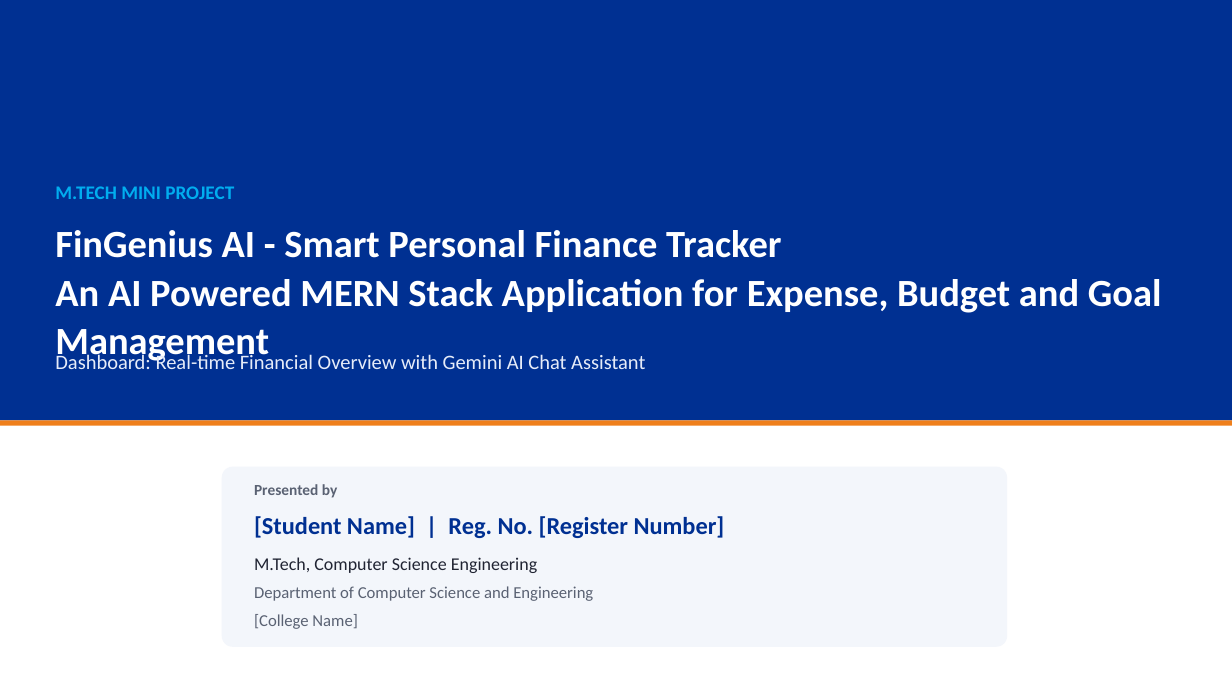
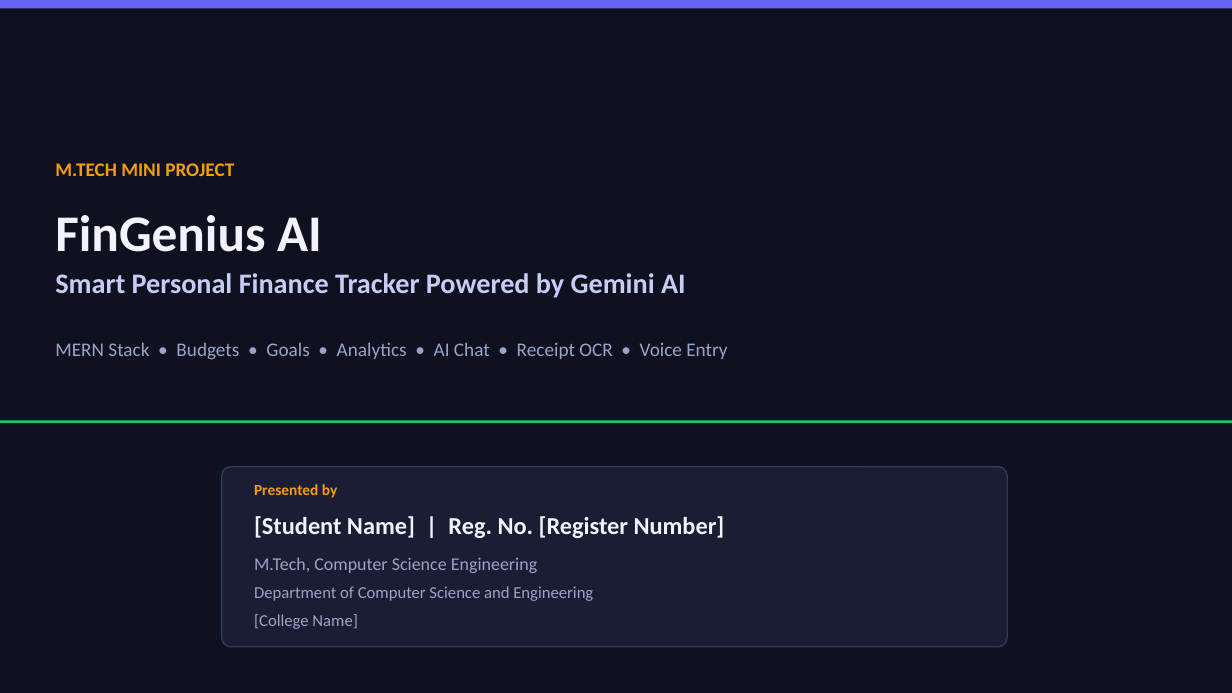
Before and after one commit to seshapriyan44/summa2, a slide deck: slide 1 of FinGenius_AI_Seminar_Presentation.pptx. Drawn at 1232x693 pixels with LibreOffice and Linux fonts; fonts in the diff are those of the drawing. Boxes give left, top, right and bottom in pixels: in the first picture for what was removed or moved away, otherwise in the second. Text is boxed around its words. In the diff, an @@ line names an element or a change of style, - is before the commit and + after.

```diff
--- a/FinGenius_AI_Seminar_Presentation.pptx
+++ b/FinGenius_AI_Seminar_Presentation.pptx
@@ rectangle: place and size @@
-rectangle at [0,0,1232,421]
+rectangle at [0,0,1232,693]
@@ rectangle at [0,0,1232,693]: fill #003092 to #0F1120 @@
@@ rectangle: place and size @@
-rectangle at [0,421,1232,426]
+rectangle at [0,0,1232,8]
@@ rectangle at [0,0,1232,8]: fill #EF7F1B to #6366F1 @@
@@ text "M.TECH MINI PROJECT": place and size @@
-text "M.TECH MINI PROJECT" at [55,186,234,199]
+text "M.TECH MINI PROJECT" at [55,163,234,176]
@@ text "M.TECH MINI PROJECT" at [55,163,234,176]: text colour #01ADEF to #F59E0B @@
@@ text at [55,215,686,298]: text changed; size 30 to 22 pt; text colour #FFFFFF to #C7CCF5 @@
-FinGenius AI - Smart Personal Finance Tracker
-An AI Powered MERN Stack Application for Expense, Budget and Goal Management
+FinGenius AI
+Smart Personal Finance Tracker Powered by Gemini AI
@@ text removed at [55,352,645,369] @@
-Dashboard: Real-time Financial Overview with Gemini AI Chat Assistant
@@ text added at [55,342,727,360], 15 pt, text #9CA3C7 @@
+MERN Stack • Budgets • Goals • Analytics • AI Chat • Receipt OCR • Voice Entry
@@ rectangle added at [0,421,1232,423], fill #22C55E @@
@@ rounded rectangle at [222,467,1007,647]: fill #F3F6FB to #1A1D33; outline none to #353A5C 1 pt; proportions changed @@
@@ text "Presented by" at [254,484,337,498]: text colour #5A6273 to #F59E0B @@
@@ text "[Student Name] | Reg. No. ..." at [254,516,725,538]: text colour #003092 to #F1F3FF @@
@@ text "M.Tech, Computer Science Engineering" at [254,557,537,573]: text colour #202433 to #9CA3C7 @@
@@ text "Department of Computer Science and ..." at [254,586,593,601]: text colour #5A6273 to #9CA3C7 @@
@@ text "[College Name]" at [254,614,357,629]: text colour #5A6273 to #9CA3C7 @@
```
Also in this commit, not shown: 7 other slides changed, 1 other file.
